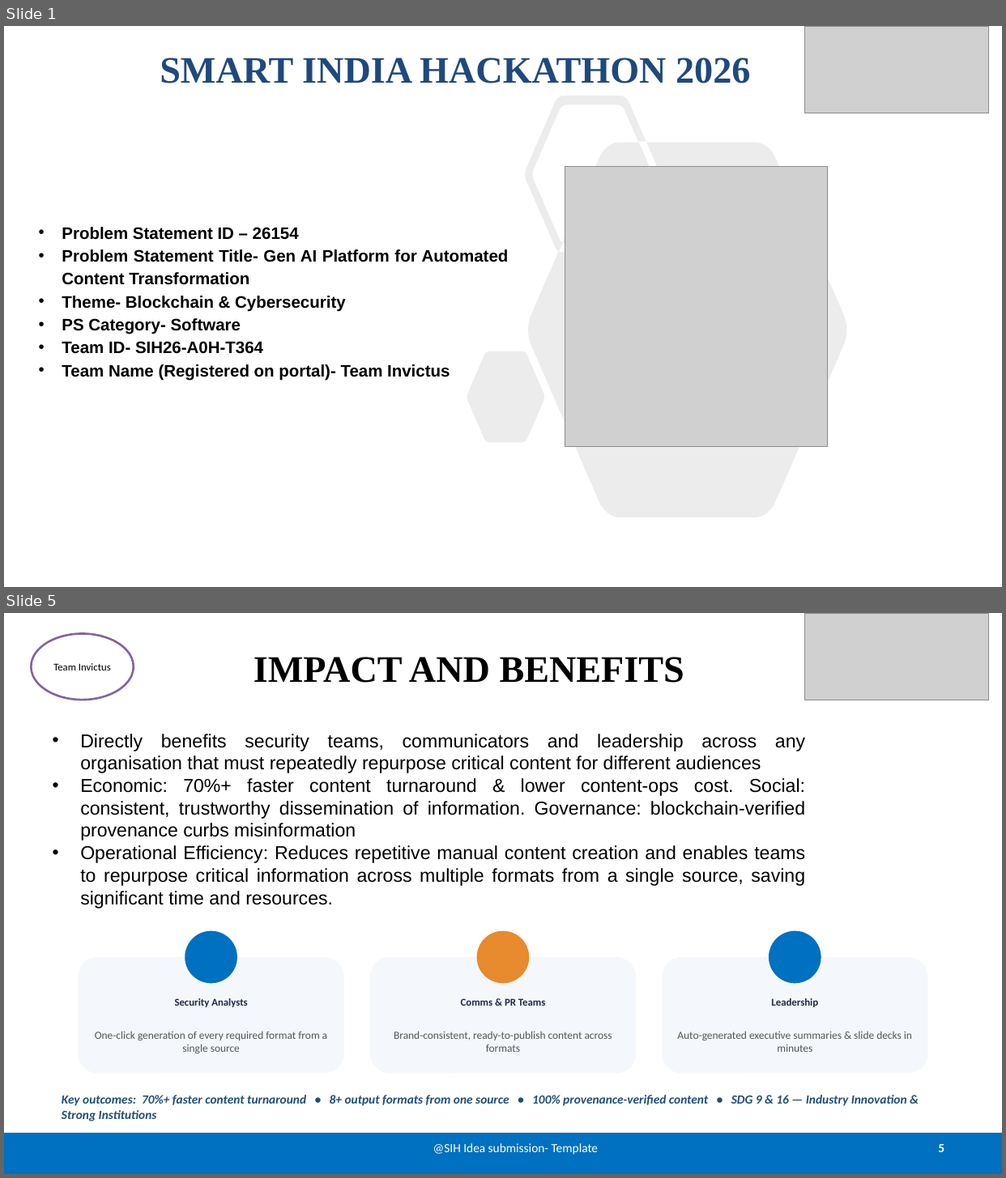
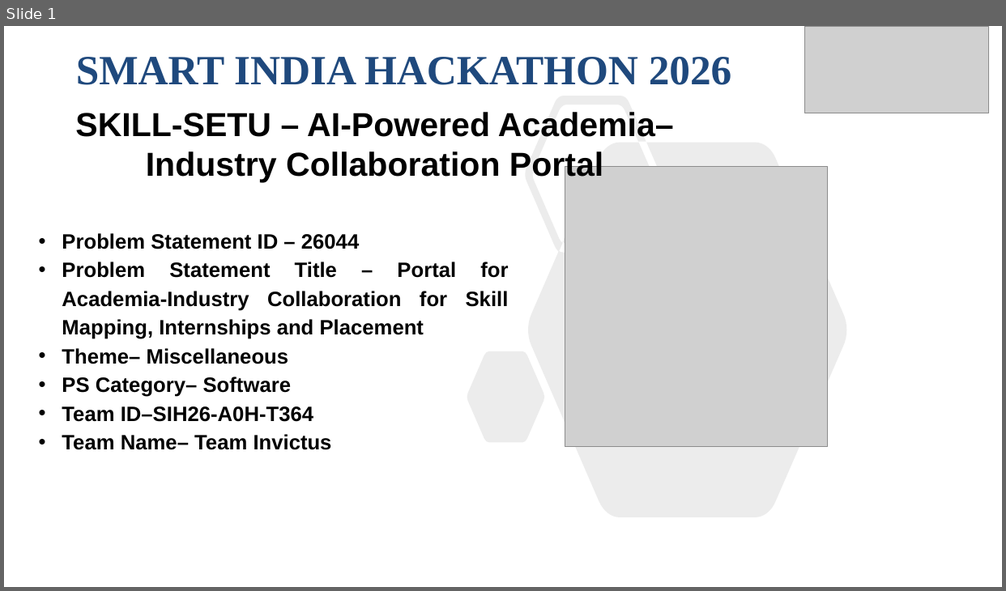
Before and after one commit to NehaD-2896/SIH26-A0H-T364, a slide deck: share/SIH26-A0H-T364_Presentation.pptx. Shown one above the other, each under a label of ours: slides 1 and 5 before the commit, slide 1 after it; the slides between them are not shown. The pictures are 1006x1178 and 1006x591 pixels, drawn with LibreOffice and Linux fonts; fonts in the diff are those of the drawing; grey boxes stand for pictures. Boxes give left, top, right and bottom in pixels: in the first picture for what was removed or moved away, otherwise in the second. Text is boxed around its words. In the diff, an @@ line names an element or a change of style, - is before the commit and + after.

```diff
--- a/share/SIH26-A0H-T364_Presentation.pptx
+++ b/share/SIH26-A0H-T364_Presentation.pptx
@@ slide 5 removed at bbox=[4, 613, 1002, 1174], background #FFFFFF @@
@@ ellipse removed at bbox=[31, 634, 134, 700] @@
-Team Invictus
@@ picture removed at bbox=[805, 613, 989, 700] @@
@@ title removed at bbox=[253, 657, 684, 683] @@
-IMPACT AND BENEFITS
@@ text removed at bbox=[80, 734, 805, 909] @@
-• Directly benefits security teams, communicators and leadership across any organisation that must repeatedly repurpose critical content for different audiences
-• Economic: 70%+ faster content turnaround & lower content-ops cost. Social: consistent, trustworthy dissemination of information. Governance: blockchain-verified provenance curbs misinformation
-• Operational Efficiency: Reduces repetitive manual content creation and enables teams to repurpose critical information across multiple formats from a single source, saving significant time and resources.
@@ ellipse removed at bbox=[185, 931, 237, 983] @@
@@ ellipse removed at bbox=[477, 931, 530, 983] @@
@@ ellipse removed at bbox=[769, 931, 821, 983] @@
@@ rounded rectangle removed at bbox=[78, 957, 344, 1073] @@
@@ rounded rectangle removed at bbox=[370, 957, 636, 1073] @@
@@ rounded rectangle removed at bbox=[662, 957, 928, 1073] @@
@@ text removed at bbox=[175, 999, 248, 1007] @@
-Security Analysts
@@ text removed at bbox=[461, 999, 546, 1006] @@
-Comms & PR Teams
@@ text removed at bbox=[771, 999, 818, 1007] @@
-Leadership
@@ text removed at bbox=[95, 1031, 327, 1054] @@
-One-click generation of every required format from a single source
@@ text removed at bbox=[394, 1031, 612, 1052] @@
-Brand-consistent, ready-to-publish content across formats
@@ text removed at bbox=[677, 1031, 912, 1052] @@
-Auto-generated executive summaries & slide decks in minutes
@@ text removed at bbox=[62, 1095, 907, 1122] @@
-Key outcomes: 70%+ faster content turnaround • 8+ output formats from one source • 100% provenance-verified content • SDG 9 & 16 — Industry Innovation & Strong Institutions
@@ rectangle removed at bbox=[4, 1133, 1002, 1174] @@
@@ text removed at bbox=[433, 1144, 599, 1155] @@
-@SIH Idea submission- Template
@@ page number removed at bbox=[938, 1144, 944, 1152] @@
-5
@@ slide 1 changed as well @@
@@ title "SMART INDIA HACKATHON 2026": place and size @@
-title "SMART INDIA HACKATHON 2026" at bbox=[160, 58, 750, 84]
+title "SMART INDIA HACKATHON 2026" at bbox=[76, 57, 732, 85]
@@ title "SMART INDIA HACKATHON 2026" at bbox=[76, 57, 732, 85]: size 36 to 40 pt @@
@@ subtitle added at bbox=[75, 112, 674, 182], 32 pt, text #000000, bold @@
+SKILL-SETU – AI-Powered Academia–Industry Collaboration Portal
@@ text at bbox=[62, 233, 509, 450]: text changed; size 16 to 20 pt @@
-• Problem Statement ID – 26154
-• Problem Statement Title- Gen AI Platform for Automated Content Transformation
-• Theme- Blockchain & Cybersecurity
-• PS Category- Software
-• Team ID- SIH26-A0H-T364
-• Team Name (Registered on portal)- Team Invictus
+• Problem Statement ID – 26044
+• Problem Statement Title – Portal for Academia-Industry Collaboration for Skill Mapping, Internships and Placement
+• Theme– Miscellaneous
+• PS Category– Software
+• Team ID–SIH26-A0H-T364
+• Team Name– Team Invictus
```
Also in this commit, not shown: 1 other slide changed, 4 slides added, 3 other slides removed.
